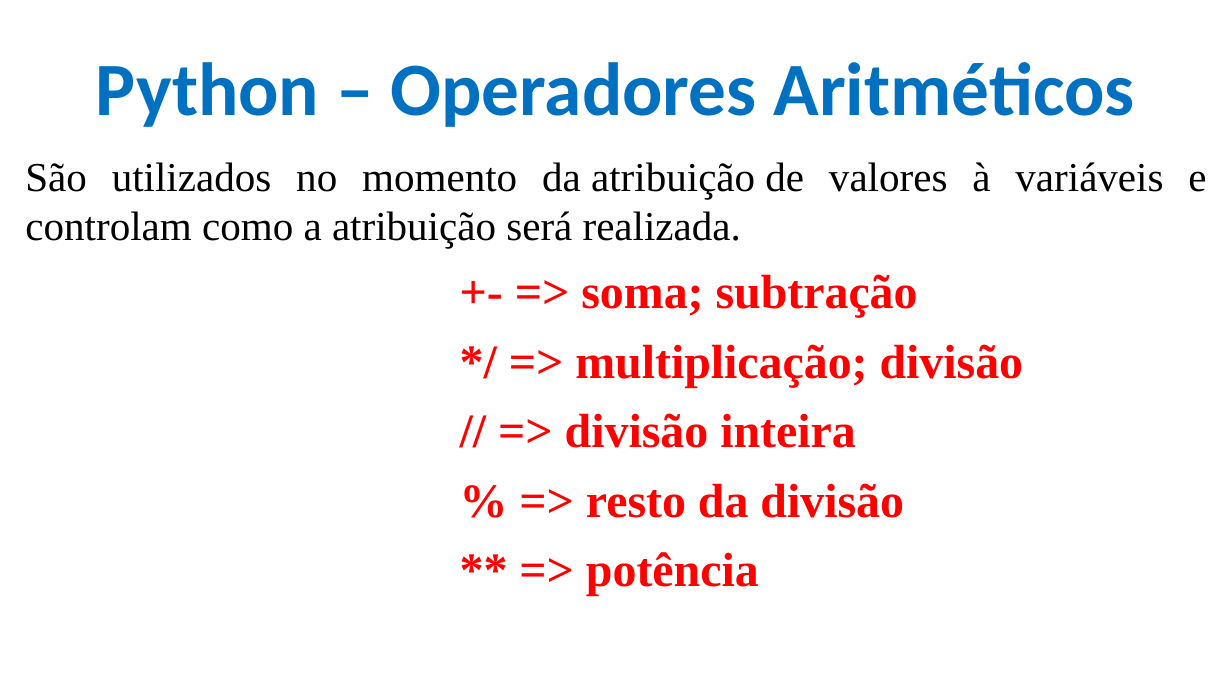
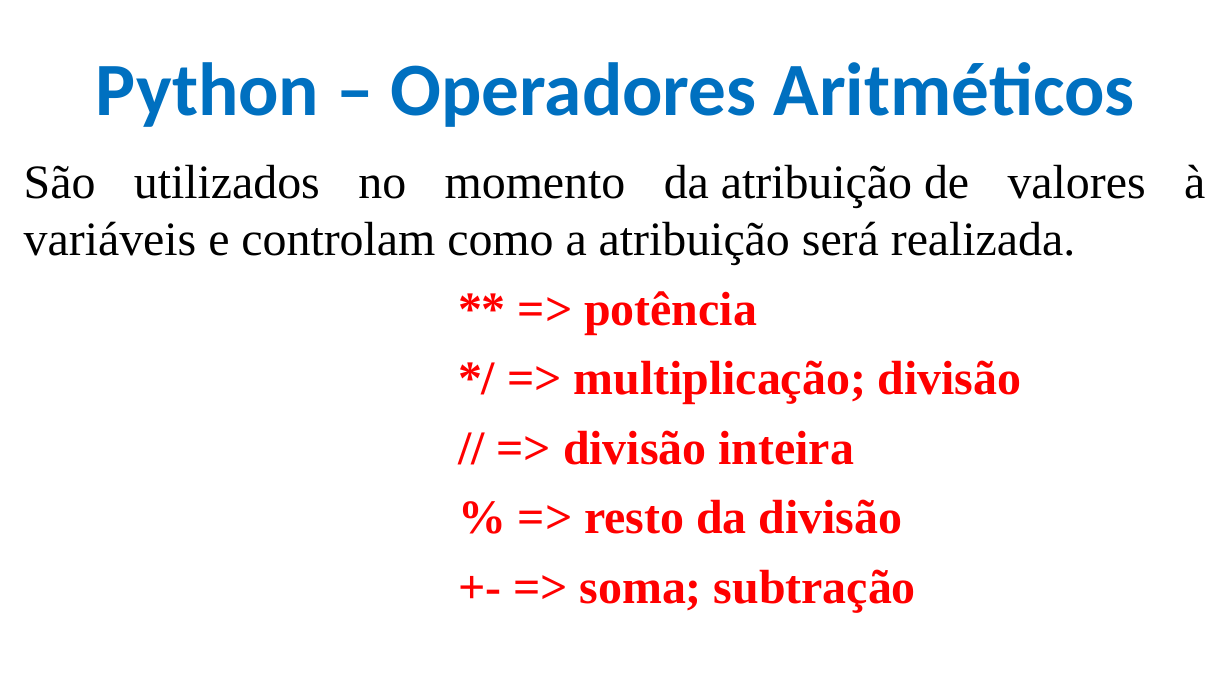
Before and after one commit to CloudEducationBrazil/WydenPythonParadigmas, a slide deck: slide 18 of 01 Classes/Aula 04 05 06 Programação Python.pptx. Drawn at 1232x693 pixels with LibreOffice and Linux fonts; fonts in the diff are those of the drawing; background and template pictures are left out. Boxes give left, top, right and bottom in pixels: in the first picture for what was removed or moved away, otherwise in the second. Text is boxed around its words. In the diff, an @@ line names an element or a change of style, - is before the commit and + after.

```diff
--- a/01 Classes/Aula 04 05 06 Programação Python.pptx
+++ b/01 Classes/Aula 04 05 06 Programação Python.pptx
@@ text at box(24, 164, 1205, 265): size 24 to 28 pt in "São utilizados no momento da atribuição de ..." @@
@@ text at box(584, 291, 757, 335): text changed @@
-              +- => soma; subtração
+              ** => potência
@@ text at box(580, 569, 916, 613): text changed @@
-              ** => potência
+              +- => soma; subtração
```
Also in this commit, not shown: 15 other slides changed, 2 other files.
